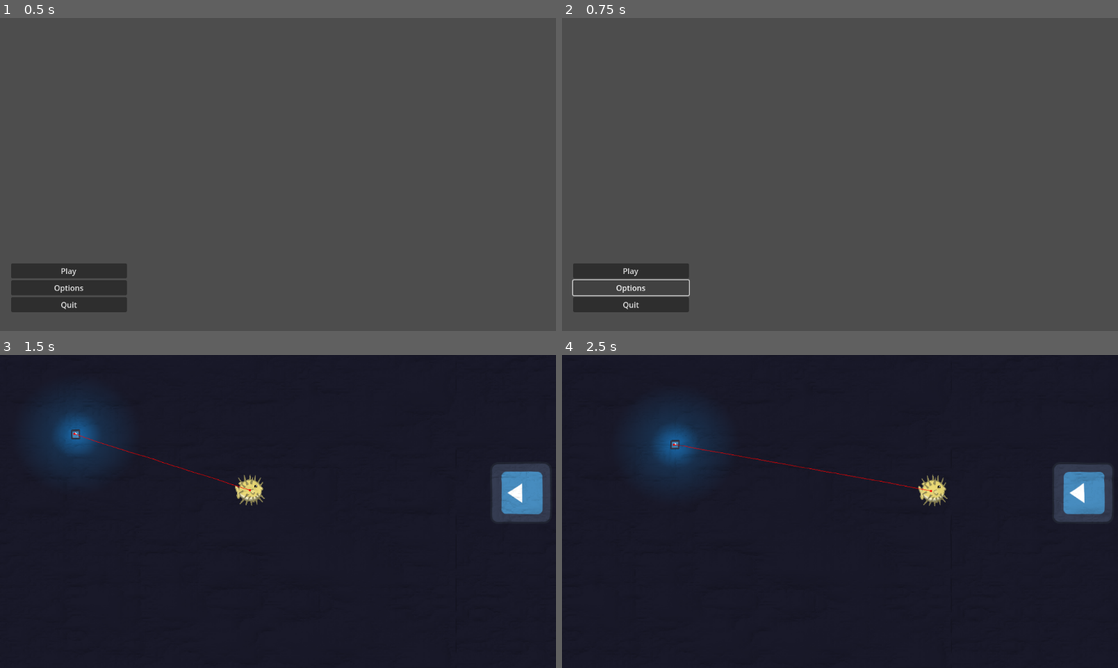
Above: before the commit, frames 1-4 (two rows, left to right).
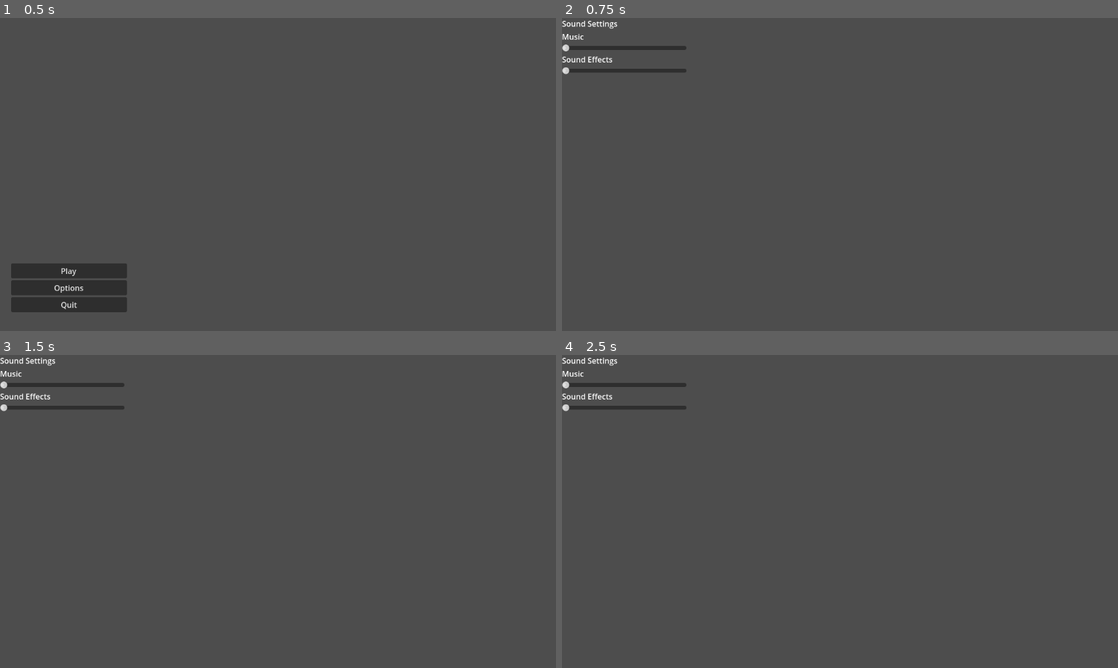
Above: after the commit, the same moments.

Repository: Chestrade/pixel-jam-2024
Game: Godot game, scene res://Scenes/main_menu.tscn
Same seed, same stepped clock (60 frames per second), same inputs: the game is played once before the commit and once after it. The engine's default icon, where the game draws it, is replaced by a stand-in: a white triangle on a blue panel in a dark square.
Inputs (mouse positions are in pixels of both pictures, inside the frame that each line leads up to):
- Up to frame 1 (0.5 s): no input
- Up to frame 2 (0.75 s): click "Options" at 0.5 s
- Up to frame 3 (1.5 s): click (66, 608) at 1.25 s, where only the run before the commit has a clickable "Play"
- Up to frame 4 (2.5 s): hold Right (swim_right) from 2.03 s (still down); hold Shift (dash) from 2.03 s (still down)

Frame 1 is identical in both runs. In frame 2, 3.0% of the frame differs, in the area x 0-23%, y 0-94%; in frame 3, 99%, in the area x 0-100%, y 0-100%; in frame 4, 99%.

Commit message:
Added some comments and fixed broken link in MainMenu.tscn to Options.tscn

Diff:
--- a/Characters/player_blowfish.tscn
+++ b/Characters/player_blowfish.tscn
@@ -1,7 +1,7 @@
 [gd_scene load_steps=7 format=3 uid="uid://ck4tc0l1gf463"]
 
 [ext_resource type="Script" path="res://Scripts/player_blowfish.gd" id="1_654n7"]
-[ext_resource type="Texture2D" uid="uid://c4jfw30osa1hr" path="res://Art/Tiles and Sprites/blowfish.png" id="2_kml3h"]
+[ext_resource type="Texture2D" uid="uid://c4jfw30osa1hr" path="res://Art/Tiles and Sprites/angler.png" id="2_kml3h"]
 [ext_resource type="Texture2D" uid="uid://ukumuf5r04xv" path="res://Art/Tiles and Sprites/puffed_up_2.png" id="2_nuj23"]
 
 [sub_resource type="SpriteFrames" id="SpriteFrames_wyglf"]
--- a/Scenes/AudioManager.tscn
+++ b/Scenes/AudioManager.tscn
@@ -21,4 +21,3 @@
 stream = ExtResource("3_2ngbj")
 volume_db = -80.0
 autoplay = true
-stream_paused = true
--- a/Scripts/UI/main_menu.gd
+++ b/Scripts/UI/main_menu.gd
@@ -4,7 +4,7 @@
 	get_tree().change_scene_to_file("res://Scenes/main_level.tscn")
 
 func _on_options_pressed() -> void:
-	get_tree().change_scene_to_file("res://Level/UI/Options.tscn")
+	get_tree().change_scene_to_file("res://Scenes/UI/Options.tscn")
 
 func _on_quit_pressed() -> void:
 	get_tree().quit()
--- a/Scripts/player_blowfish.gd
+++ b/Scripts/player_blowfish.gd
@@ -33,6 +33,7 @@
 			velocity.x = -DASH_SPEED
 		else:
 			velocity.x = DASH_SPEED
+	# Decrease velocity when player is dashing
 	elif velocity.length() > SWIM_SPEED:
 		velocity *= inertia
 	# Walk if not dashing
